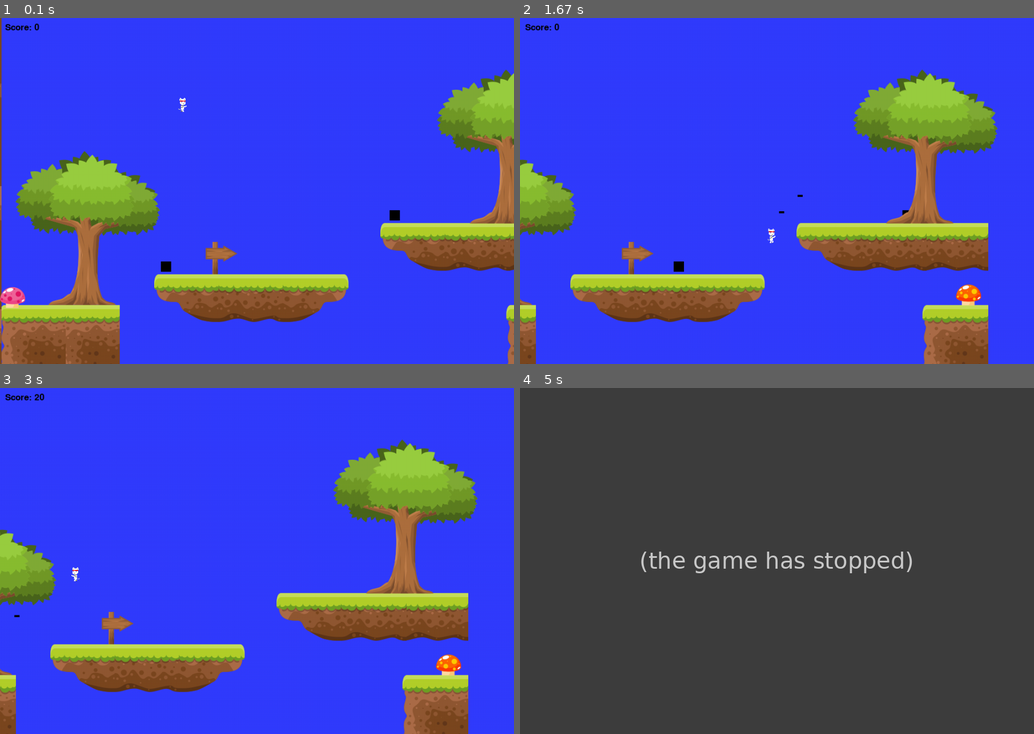
Above: before the commit, frames 1-4 (two rows, left to right).
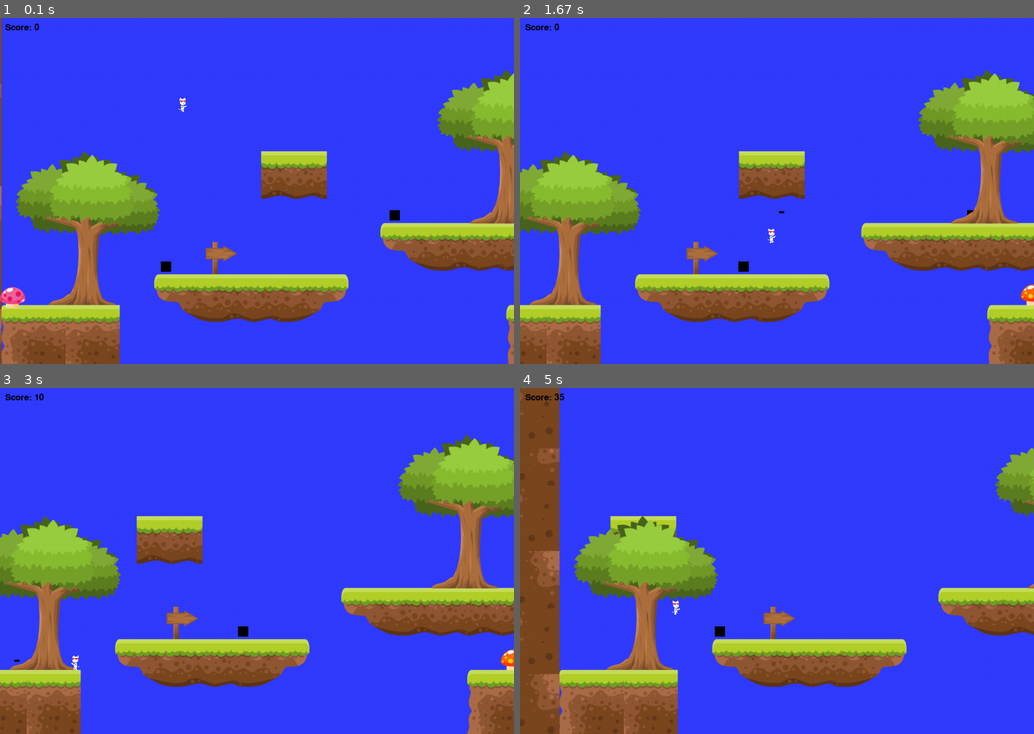
Above: after the commit, the same moments.

Repository: hone1er/Python_platformer
Game: pygame game, started from Pygame/platformer/platformer.py
Two runs of this game, one before a commit and one after it. Both use one fixed random seed, a clock stepped at 60 frames per second and the inputs below.
Inputs:
- Up to frame 1 (0.1 s): no input
- Up to frame 2 (1.67 s): hold Right 0.33-0.8 s; hold Up 0.83-1.13 s; tap Space at 0.9, 1.23, 1.53 s; hold Right 1.17-1.63 s
- Up to frame 3 (3 s): hold Left 1.67-2.2 s; tap Space at 1.73, 2.03, 2.3, 2.6, 2.73 s; hold Left 2.23-2.63 s; hold Up from 2.67 s (still down)
- Up to frame 4 (5 s): release Up at 3.03 s; hold Left 3.73-4.2 s; tap Space at 3.8, 4.1, 4.3, 4.6, 4.8 s; hold Right 4.23-4.7 s; hold Up from 4.73 s (still down)

The runs differ from the first frame. In frame 1, 1.7% of the frame differs, in the area x 50-64%, y 38-53%; in frame 2, 29%; in frame 3, 32%; in frame 4, 100%, in the area x 0-100%, y 0-100%.
Before the commit the program exited at 4.7 s; later frames show no game.

Commit message:
added moving platforms

Diff:
--- a/Pygame/platformer/characters.py
+++ b/Pygame/platformer/characters.py
@@ -2,6 +2,7 @@
 import pygame
 import constants
 import images
+import levels
 
 ################################################################
 ############ Class to respresent the player's sprite ###########
@@ -94,8 +95,8 @@
             # Stop our vertical movement
             self.change_y = 0
 
-            #if isinstance(block, MovingPlatform):
-             #   self.rect.x += block.change_x
+            if isinstance(block, levels.MovingPlatform):
+                self.rect.x += block.xvel
 
         enemy_hit_list = pygame.sprite.spritecollide(self, self.level.enemy_list, False)
         for enemy in enemy_hit_list:
--- a/Pygame/platformer/levels.py
+++ b/Pygame/platformer/levels.py
@@ -1,6 +1,7 @@
 import pygame
 import constants
 from characters import Enemy
+
 
 
 
@@ -13,6 +14,7 @@
         self.image = pygame.image.load('png/Object/Mushroom_1.png')
         self.rect = self.image.get_rect()
 
+
 class Platform(pygame.sprite.Sprite):
     """ Platform the user can jump on """
 
@@ -25,6 +27,54 @@
         self.image = pygame.Surface([width, height])
         self.image = pygame.image.load('png/Tiles/14.png')
         self.rect = self.image.get_rect()
+
+class MovingPlatform(pygame.sprite.Sprite):
+    """ Platform the user can jump on """
+
+    def __init__(self, width, height, xend=0, xvel=0, yend=0, yvel=0):
+
+        super().__init__()
+
+        self.image = pygame.Surface([width, height])
+        self.image = pygame.image.load('png/Tiles/14.png')
+        self.rect = self.image.get_rect()
+        # attributes to move platform
+        self.xend = xend
+        self.yend = yend
+        self.xvel = xvel
+        self.yvel = yvel
+        self.moveCount = 0
+        self.xpath = [self.rect.x, self.xend]
+        self.ypath = [self.rect.y, self.yend]
+
+
+    def draw(self, win):
+        self.move()
+
+    def move(self):
+        if self.xvel > 0:
+            if self.rect.x + self.xvel < self.xpath[1]:
+                self.rect.x += self.xvel
+            else:
+                self.xvel *= -1
+        else:
+            if self.rect.x - self.xvel > self.xpath[0]:
+                self.rect.x += self.xvel
+                self.moveCount = 0
+            else:
+                self.xvel *= -1
+
+        if self.yvel > 0:
+            if self.rect.y + self.yvel < self.ypath[1]:
+                self.rect.y += self.yvel
+            else:
+                self.yvel *= -1
+        else:
+            if self.rect.y - self.yvel > self.ypath[0]:
+                self.rect.y += self.yvel
+                self.moveCount = 0
+            else:
+                self.yvel *= -1
 
 
 class Level():
@@ -45,6 +95,7 @@
         # How far this world has been scrolled left/right
         self.world_shift = 0
         self.world_shift_y = 0
+
     # Update everythign on this level
     def update(self):
         """ Update everything in this level."""
@@ -67,6 +118,7 @@
         self.collectable_list.draw(screen)
 
 
+
     def shift_world(self, shift_x):
         """ When the user moves left/right and we need to scroll
         everything: """
@@ -76,11 +128,21 @@
         self.world_shift += shift_x
 
         # Go through all the sprite lists and shift
-        objects = [self.platform_list, self.collectable_list, self.platform_scene, self.player.bullet_list]
+        objects = [
+            self.platform_list,
+            self.collectable_list,
+            self.platform_scene,
+            self.player.bullet_list,
+            ]
         # Go through all the sprite lists and shift
         for obj in objects:
             for item in obj:
                 item.rect.x += shift_x
+                if isinstance(item, MovingPlatform):
+                    item.xend += shift_x
+                    item.xpath[0] += shift_x
+                    item.xpath[1] += shift_x
+
 
         for enemy in self.enemy_list:
             enemy.end += shift_x
@@ -93,7 +155,14 @@
 
         # Keep track of the shift amount
         self.world_shift_y += shift_y
-        objects = [self.platform_list, self.collectable_list, self.enemy_list, self.player.bullet_list, self.platform_scene]
+        # all of the object list that need to be shifted
+        objects = [
+            self.platform_list,
+            self.collectable_list,
+            self.enemy_list,
+            self.player.bullet_list,
+            self.platform_scene,
+            ]
         # Go through all the sprite lists and shift
         for obj in objects:
             for item in obj:
@@ -114,6 +183,16 @@
             obj = Enemy(crony[0],crony[1],crony[2],crony[3], crony[4])
             objectList.add(obj)
 
+    def add_movingPlatform(tiles, image, objectList):
+        # Go through the array above and add platforms
+        for tile in tiles:                                  # tiles is a dictionary containing {image: object}
+            obj = MovingPlatform(tile[0],tile[1],xend=tile[3],xvel=tile[4],yend=tile[6],yvel=tile[7])                 # objectType(width, height)
+            obj.image = image
+            obj.rect = obj.image.get_rect()                               # object image
+            obj.rect.x, obj.rect.y  = tile[2], tile[5]      # objectType.x, objType.y
+            objectList.add(obj)
+
+
 
 # Create platforms for the level
 class Level_01(Level):
@@ -135,7 +214,7 @@
             [1310, 475, 20, 20, 1650]]
 ######################################################################################
 
-# Array with width, height, x, and y of platforms. Tile Dictionary values
+# Array with [width, height, x, y] of platforms. Tile Dictionary values
 ######################################################################################
         ground_tiles = [[210, 70, 105, 560],
 
@@ -233,6 +312,14 @@
         mushroom_2 = [[0, 0, 1050, 520]
                       ]
 
+# Moving Platforms
+#####################################################################################
+###  [ width, height, X, X end, X velocity, Y, Y end, Y velocity]
+        movingplatform = [
+            [210, 70, 500, 600, 2, 260, 260, 0]
+        ]
+
+
 # Dictionaries with images: objects
 #####################################################################################
         tile_dict = {pygame.image.load('png/Tiles/1.png'): ground_tiles,
@@ -249,7 +336,7 @@
         collectable_dict = {pygame.image.load('png/Object/Mushroom_1.png'): mushroom_1,
                        pygame.image.load('png/Object/Mushroom_2.png'): mushroom_2,}
 
-
+        moving_dict = {pygame.image.load('png/Tiles/14.png'): movingplatform}
         # got through tile_dict and add objects
         # Add platforms
         for tile in tile_dict:
@@ -262,6 +349,10 @@
         # Add collectables
         for collectable in collectable_dict:
             Level.add_item(collectable_dict[collectable], collectable, self.collectable_list, Mushroom)
+
+        for tile in moving_dict:
+            Level.add_movingPlatform(moving_dict[tile], tile, self.platform_list)
+
 
         # add enemies
         Level.add_enemy(cronies, self.enemy_list)
--- a/Pygame/platformer/platformer.py
+++ b/Pygame/platformer/platformer.py
@@ -90,6 +90,7 @@
             current_level.update()
 
 
+
             # Calculate mechanics for each bullet
             width = constants.SCREEN_WIDTH
             for bullet in player.bullet_list:
@@ -155,6 +156,11 @@
             screen.blit(text, (10, 10))
             for crony in player.level.enemy_list:
                 crony.draw(screen)
+            for platform in player.level.platform_list:
+                try:
+                    platform.draw(screen)
+                except:
+                    pass
             # ALL CODE TO DRAW SHOULD GO ABOVE THIS COMMENT
 
             # Limit to 60 frames per second
